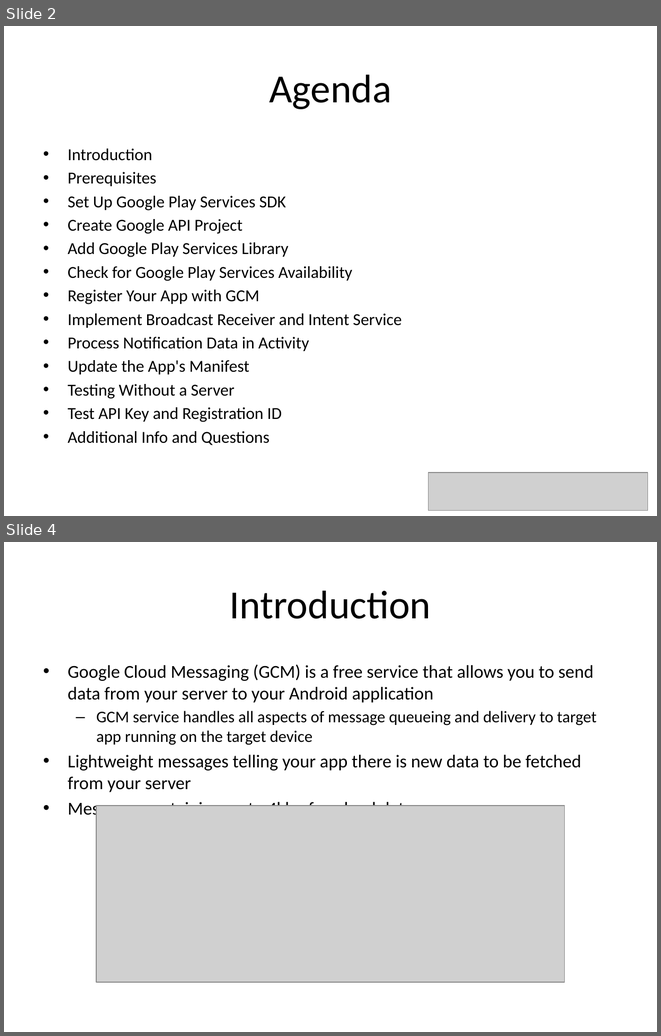
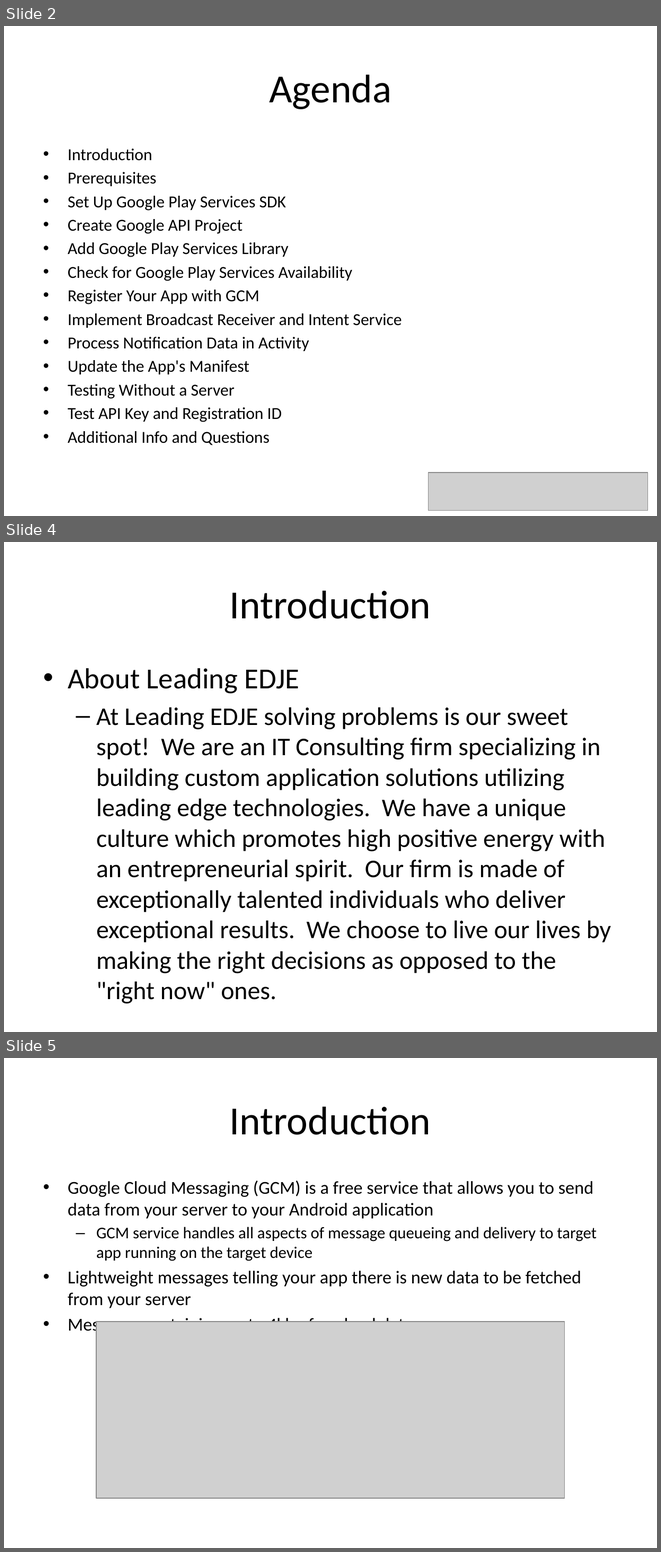
Before and after one commit to LeadingEDJE/MobilePushNotification, a slide deck: Implementing Push Notification in Android.pptx. Shown one above the other, each under a label of ours: slides 2 and 4 before the commit, slides 2, 4 and 5 after it; the slides between them are not shown. The pictures are 661x1036 and 661x1552 pixels, drawn with LibreOffice and Linux fonts; fonts in the diff are those of the drawing; grey boxes stand for pictures; background and template pictures are left out. Boxes give left, top, right and bottom in pixels: in the first picture for what was removed or moved away, otherwise in the second. Text is boxed around its words. In the diff, an @@ line names an element or a change of style, - is before the commit and + after.

```diff
--- a/Implementing Push Notification in Android.pptx
+++ b/Implementing Push Notification in Android.pptx
@@ slide 4 added at (4,542,657,1032), background picture (left out) @@
@@ title added at (230,590,431,619), 44 pt, text #000000 @@
+Introduction
@@ text added at (68,668,611,973), 28 pt, text #000000 @@
+• About Leading EDJE
+  – At Leading EDJE solving problems is our sweet spot! We are an IT Consulting firm specializing in building custom application solutions utilizing leading edge technologies. We have a unique culture which promotes high positive energy with an entrepreneurial spirit. Our firm is made of exceptionally talented individuals who deliver exceptional results. We choose to live our lives by making the right decisions as opposed to the "right now" ones.
@@ what was slide 4 is now slide 5 @@
```
Also in this commit, not shown: 3 slides changed, 4 other files.
